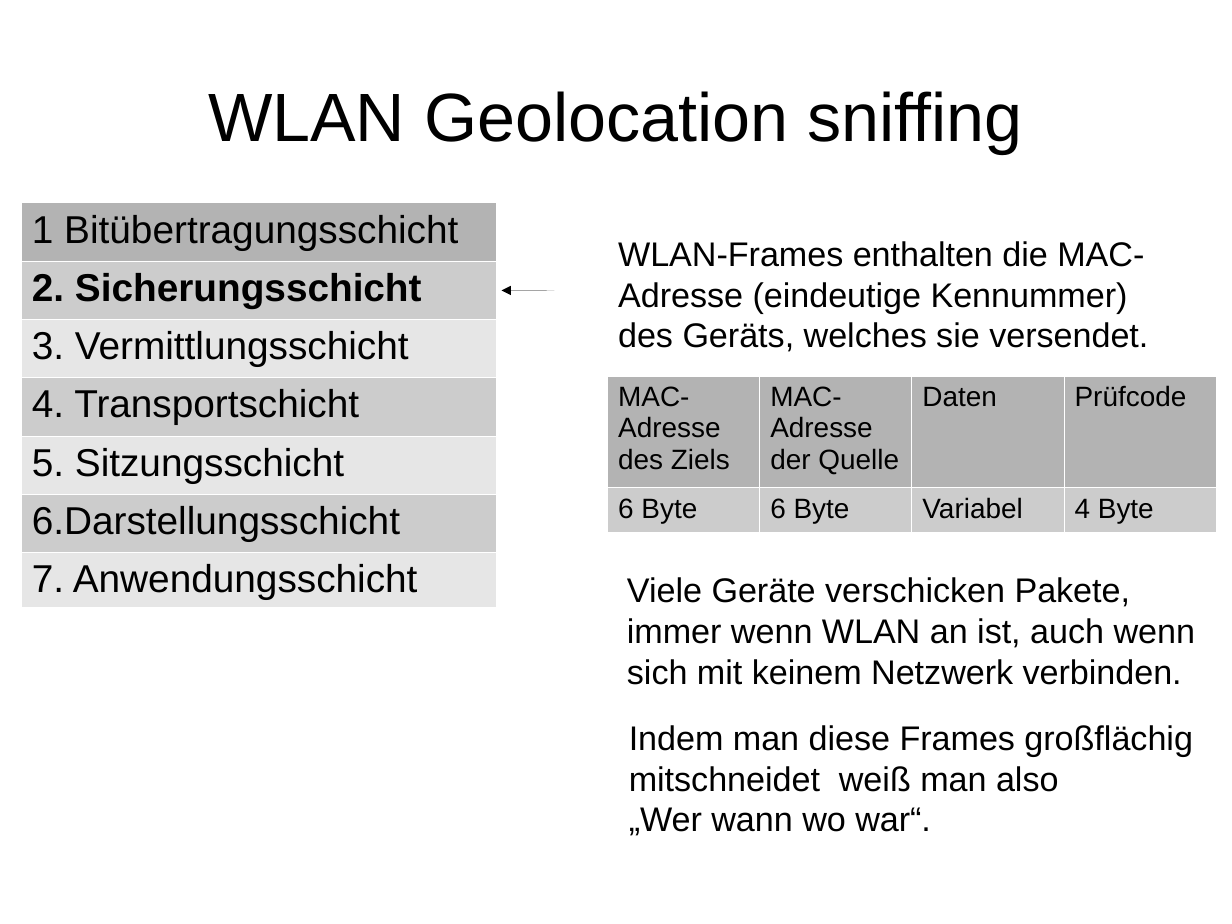
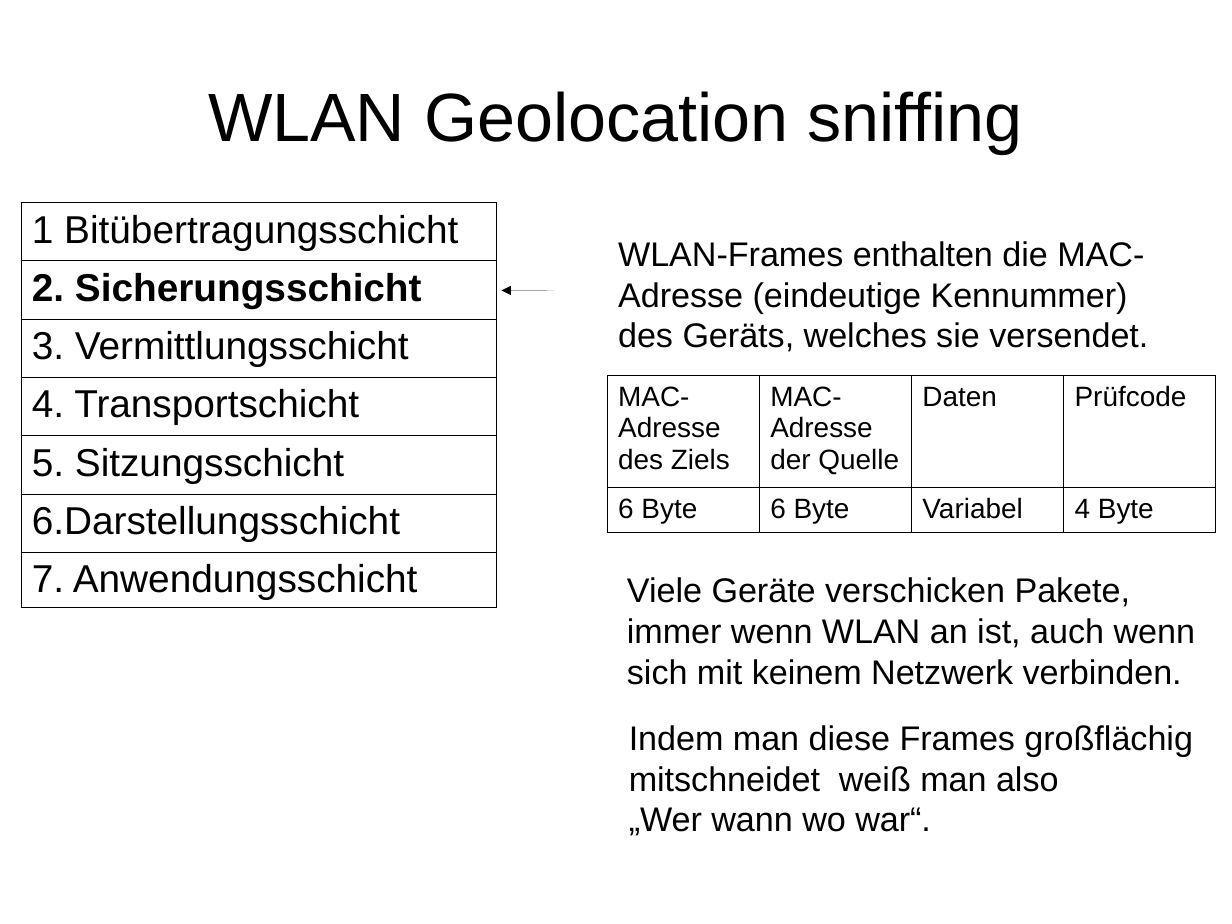
Before and after one commit to lecram789/MobileGeolocating, a slide deck: slide 10 of Presentation/4_B_Döringk_Kasper_Ryvkin.odp (slide 9 before the commit). Drawn at 1232x924 pixels with LibreOffice and Linux fonts; fonts in the diff are those of the drawing. Boxes give left, top, right and bottom in pixels: in the first picture for what was removed or moved away, otherwise in the second. Text is boxed around its words. In the diff, an @@ line names an element or a change of style, - is before the commit and + after.

```diff
--- a/Presentation/4_B_Döringk_Kasper_Ryvkin.odp
+++ b/Presentation/4_B_Döringk_Kasper_Ryvkin.odp
@@ table at box(21, 202, 496, 607) @@
@@ fill #B3B3B3 to none in row 1, column 1 @@
@@ fill #CCCCCC to none in 3 cells @@
@@ fill #E6E6E6 to none in 3 cells @@
@@ borders changed @@
@@ table at box(607, 376, 1215, 527) @@
@@ fill #B3B3B3 to none in row 1 @@
@@ fill #CCCCCC to none in row 2 @@
@@ borders changed @@
```
Also in this commit, not shown: 4 slides added, 3 slides removed, 5 other files.
